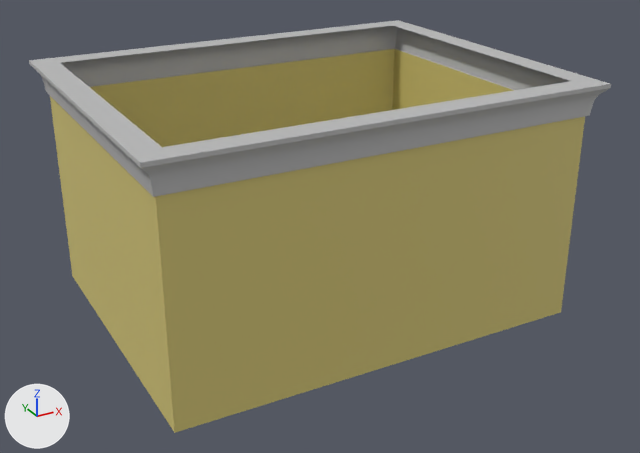
The FBX model Assets/Art/Models/CityAbove/Building03_Top_Nice.fbx as it was, and as the next commit left it.
Rendered twice from a 50 mm camera at (-2.3, -7.26, 5.57) aimed at (2.67, 1.77, 1.06). The axes (+X, +Y, +Z) are drawn at lower left. The lights are the same throughout. Where no turn or scale is listed for an object, it has been applied to the vertices.

Objects in the first picture: 'Building3_Top'.
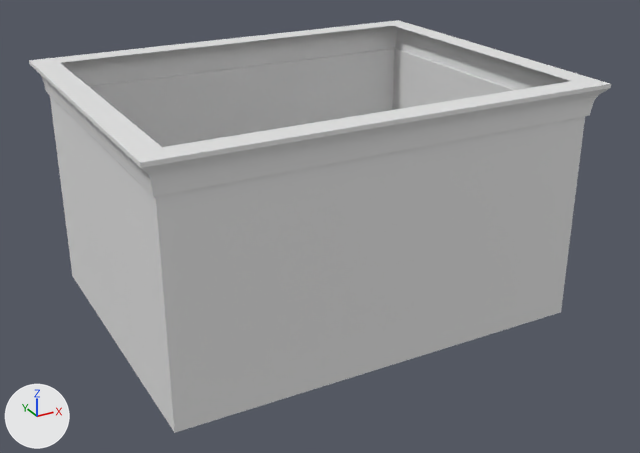
Where the newer file only moved an object's origin or applied its transform, the numbers keep the older frame.

Edits to the bpy script that builds the scene:
```text
Change me_mesh_014:
    where me_mesh_014.from_pydata(...)  # 56 vertices, 52 faces; spans x -0.17..5.38, y -0.17..4.21, z 0.0..3.0
    used by ob_building3_top; location = (0.0, 0.0, 0.0)
    me_mesh_014 part 1: all 16 faces that had it switch from mat_wall_paint (yellow #d6c777) to no material
    me_mesh_014 part 2: all 18 faces that had it switch from mat_material__294 (grey #bcbcbc) to no material
    me_mesh_014 part 3: all 4 faces that had it switch from mat_material__295 (grey #bcbcbc) to no material
    me_mesh_014 part 4: all 14 faces that had it switch from mat_21___default (grey #bcbcbc) to no material
```

What differs and where, as boxes (x1, y1, x2, y2) in the pictures (640 x 453 px):
part 1 of me_mesh_014, recoloured (yellow to grey)
    both: (50, 49, 585, 433)
part 2 of me_mesh_014, recoloured
    both: (30, 20, 611, 197)
part 3 of me_mesh_014, recoloured (grey to white)
    both: (47, 23, 587, 154)
part 4 of me_mesh_014, recoloured (grey to white)
    both: (29, 20, 610, 196)
